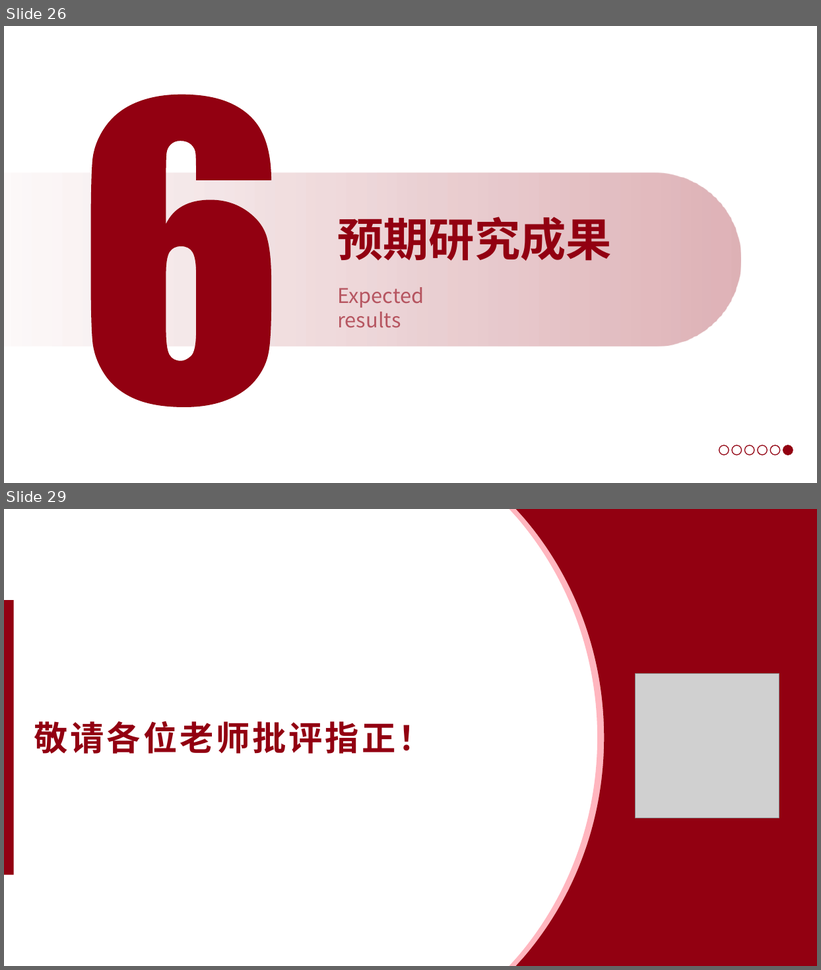
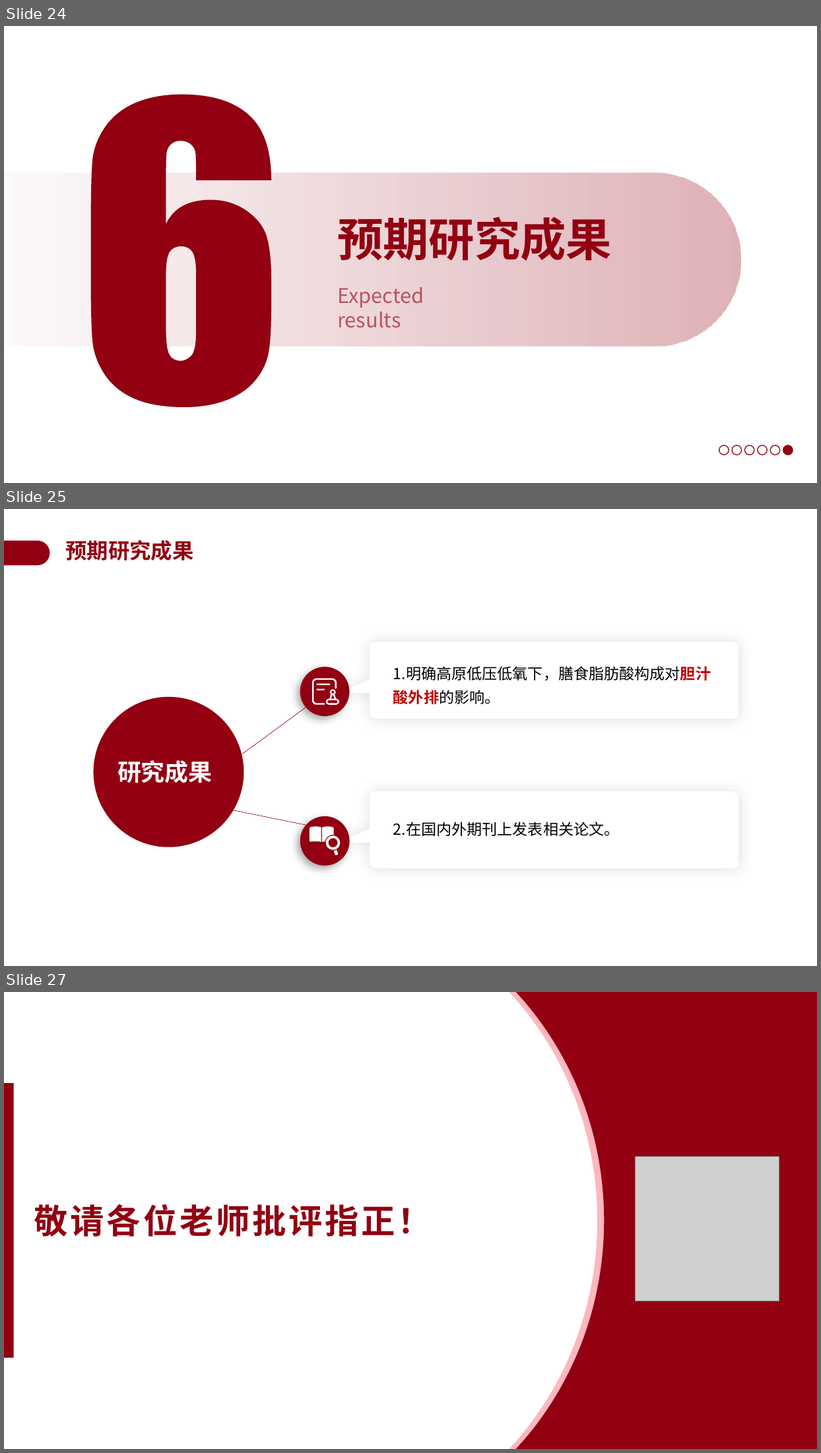
Before and after one commit to a854589274-afk/1, a slide deck: 开题答辩PPT_BSEP高原低压低氧.pptx. Shown one above the other, each under a label of ours: slides 26 and 29 before the commit, slides 24, 25 and 27 after it; the slides between them are not shown. The pictures are 821x970 and 821x1453 pixels, drawn with LibreOffice and Linux fonts; fonts in the diff are those of the drawing; grey boxes stand for pictures; background and template pictures are left out. Boxes give left, top, right and bottom in pixels: in the first picture for what was removed or moved away, otherwise in the second. Text is boxed around its words. In the diff, an @@ line names an element or a change of style, - is before the commit and + after.

```diff
--- a/开题答辩PPT_BSEP高原低压低氧.pptx
+++ b/开题答辩PPT_BSEP高原低压低氧.pptx
@@ slide 25 added at (4,509,817,966), background #FFFFFF @@
@@ freeform shape added at (4,541,50,565), fill #920011 @@
@@ text added at (66,540,194,560), 25.2 pt, text #920011, bold @@
+预期研究成果
@@ freeform shape added at (339,642,739,719), fill #FFFFFF @@
@@ ellipse added at (300,667,350,716), fill #920011 @@
@@ text added at (393,666,711,704), 18 pt, text #000000 @@
+1.明确高原低压低氧下，膳食脂肪酸构成对胆汁酸外排的影响。
@@ freeform shape added at (312,679,337,705), fill #FFFFFF @@
@@ freeform shape added at (316,683,339,705), fill #FFFFFF @@
@@ ellipse added at (94,697,244,848), fill #920011 @@
@@ line added from (242, 755) to (310, 705), #920011 0.5 pt @@
@@ text added at (118,760,213,784), 28 pt, text #FFFFFF, bold @@
+研究成果
@@ freeform shape added at (339,791,739,868), fill #FFFFFF @@
@@ line added from (231, 811) to (310, 826), #920011 0.5 pt @@
@@ ellipse added at (300,817,350,866), fill #920011 @@
@@ text added at (393,822,620,836), 18 pt, text #000000 @@
+2.在国内外期刊上发表相关论文。
@@ freeform shape added at (310,827,340,855), fill #FFFFFF @@
@@ what was slide 26 is now slide 24 @@
@@ what was slide 29 is now slide 27 @@
```
Also in this commit, not shown: 2 slides changed, 15 other slides added, 18 slides removed.
